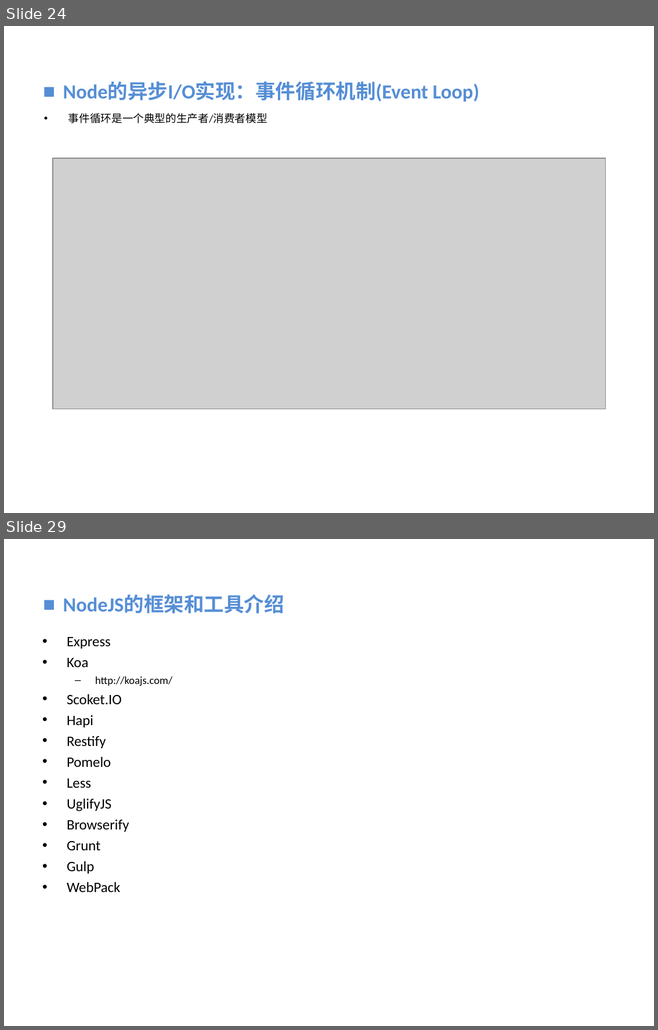
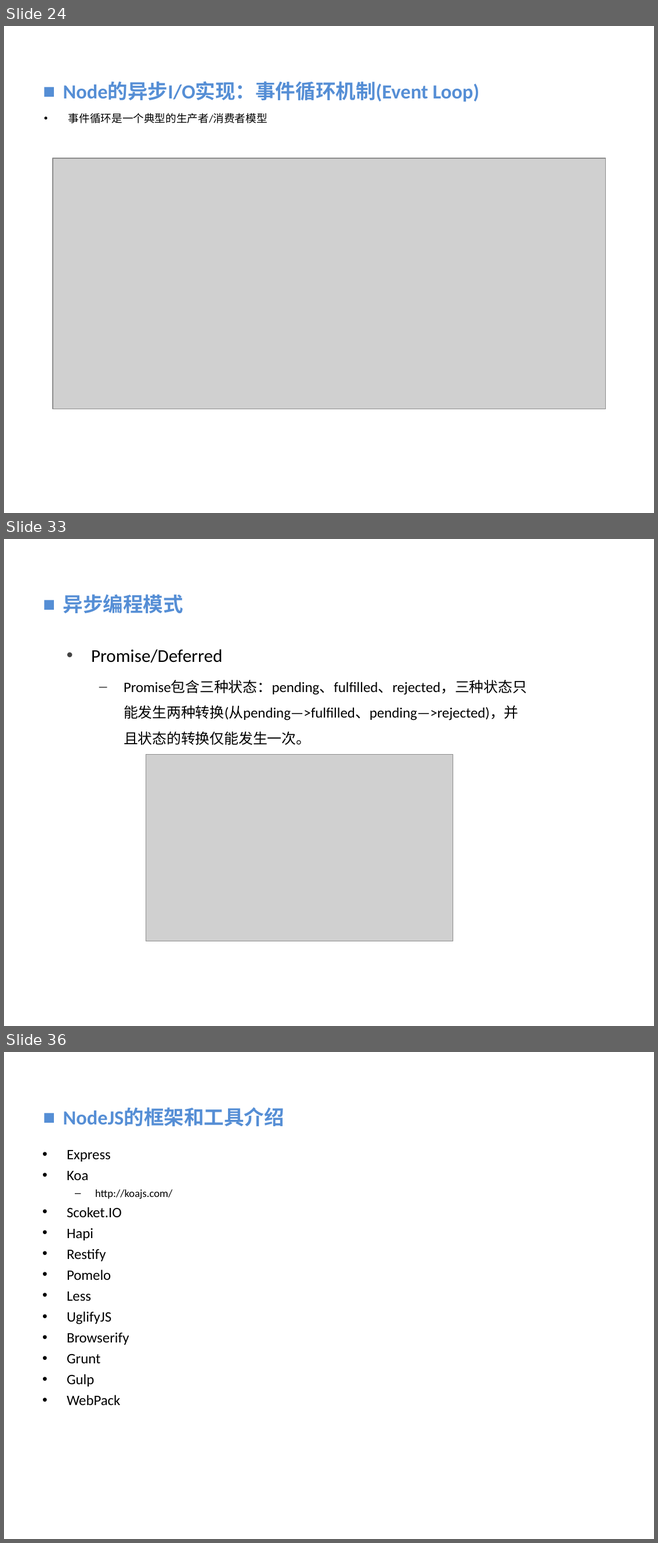
Before and after one commit to vaik/Documents, a slide deck: 我的分享/NodeJS基础概念理解.ppt. Shown one above the other, each under a label of ours: slides 24 and 29 before the commit, slides 24, 33 and 36 after it; the slides between them are not shown. The pictures are 658x1030 and 658x1543 pixels, drawn with LibreOffice and Linux fonts; fonts in the diff are those of the drawing; grey boxes stand for pictures; background and template pictures are left out. Boxes give left, top, right and bottom in pixels: in the first picture for what was removed or moved away, otherwise in the second. Text is boxed around its words. In the diff, an @@ line names an element or a change of style, - is before the commit and + after.

```diff
--- a/我的分享/NodeJS基础概念理解.ppt
+++ b/我的分享/NodeJS基础概念理解.ppt
@@ slide 33 added at (4, 539, 654, 1026), background picture (left out) @@
@@ text added at (63, 594, 183, 613), 22.2 pt, text #558ED5, bold @@
+■ 异步编程模式
@@ text added at (91, 649, 527, 745), 16 pt, text #000000 @@
+  • Promise/Deferred
+      – Promise包含三种状态：pending、fulfilled、rejected，三种状态只能发生两种转换(从pending—>fulfilled、pending—>rejected)，并且状态的转换仅能发生一次。
@@ picture added at (146, 755, 453, 941) @@
@@ what was slide 29 is now slide 36 @@
```
Also in this commit, not shown: 2 slides changed, 10 other slides added, 4 slides removed.
